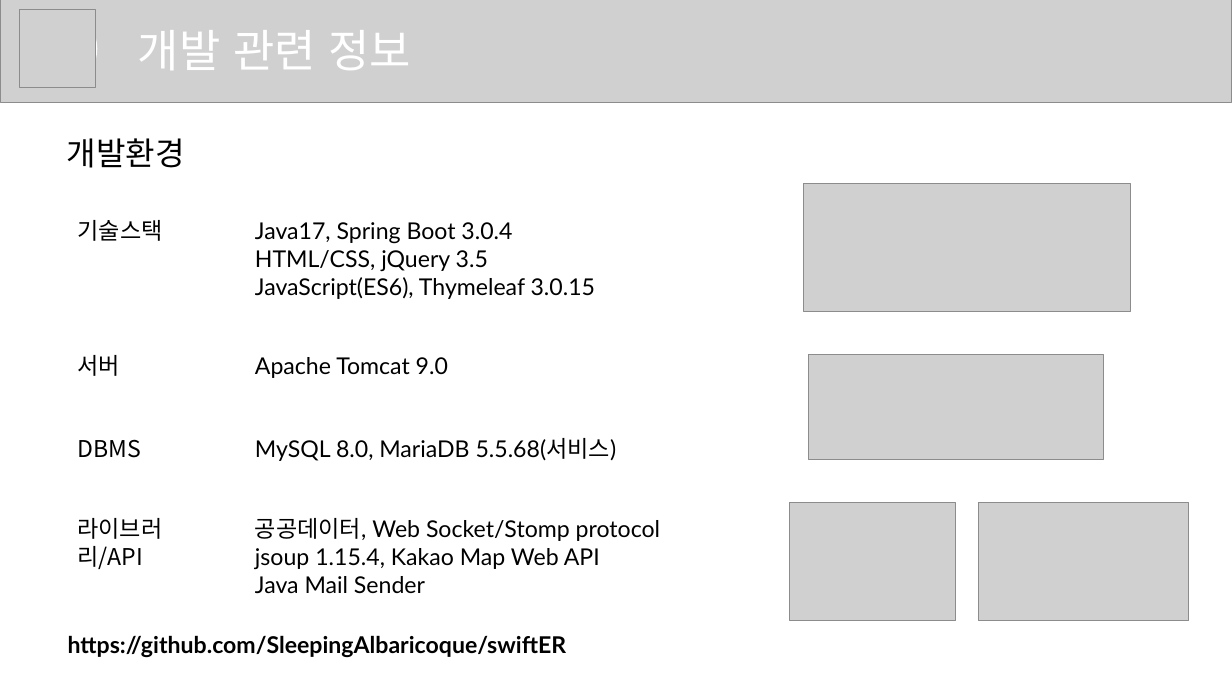
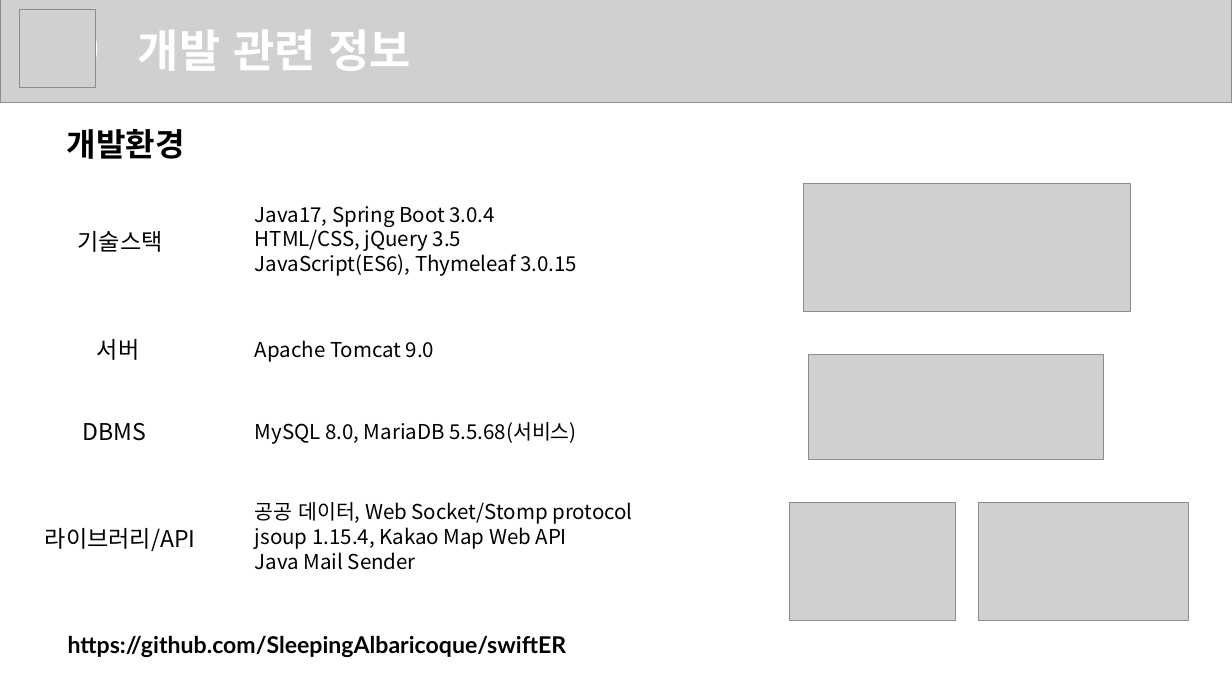
Before and after one commit to SleepingAlbaricoque/swiftER, a slide deck: slide 3 of swiftER 발표 보고서.pptx. Drawn at 1232x693 pixels with LibreOffice and Linux fonts; fonts in the diff are those of the drawing; grey boxes stand for pictures. Boxes give left, top, right and bottom in pixels: in the first picture for what was removed or moved away, otherwise in the second. Text is boxed around its words. In the diff, an @@ line names an element or a change of style, - is before the commit and + after.

```diff
--- a/swiftER 발표 보고서.pptx
+++ b/swiftER 발표 보고서.pptx
@@ text "개발 관련 정보" at <box>138,30,411,71</box>: bold on @@
@@ text "개발환경": place and size @@
-text "개발환경" at <box>67,138,185,168</box>
+text "개발환경" at <box>67,129,185,159</box>
@@ text "개발환경" at <box>67,129,185,159</box>: font Noto Sans CJK KR to Arial, bold on @@
@@ size 18 to 16 pt, font Lato to Noto Sans CJK KR in 3 elements at <box>255,340,434,362</box>, <box>255,422,576,444</box>, <box>255,206,577,276</box> @@
@@ text "Java17, Spring Boot 3.0.4": place and size @@
-text "Java17, Spring Boot 3.0.4" at <box>255,222,595,299</box>
+text "Java17, Spring Boot 3.0.4" at <box>255,206,577,276</box>
@@ text "기술스택": place and size @@
-text "기술스택" at <box>78,220,163,241</box>
+text "기술스택" at <box>78,231,163,252</box>
@@ text "서버": place and size @@
-text "서버" at <box>78,355,121,376</box>
+text "서버" at <box>97,339,140,360</box>
@@ text "Apache Tomcat 9.0": place and size @@
-text "Apache Tomcat 9.0" at <box>255,357,448,378</box>
+text "Apache Tomcat 9.0" at <box>255,340,434,362</box>
@@ text "DBMS": place and size @@
-text "DBMS" at <box>78,439,142,458</box>
+text "DBMS" at <box>82,422,146,441</box>
@@ text "MySQL 8.0, MariaDB 5.5.68(서비스)": place and size @@
-text "MySQL 8.0, MariaDB 5.5.68(서비스)" at <box>255,438,617,461</box>
+text "MySQL 8.0, MariaDB 5.5.68(서비스)" at <box>255,422,576,444</box>
@@ text "공공 데이터, Web Socket/Stomp protocol": place and size @@
-text "공공 데이터, Web Socket/Stomp protocol" at <box>255,518,660,594</box>
+text "공공 데이터, Web Socket/Stomp protocol" at <box>255,502,632,570</box>
@@ text at <box>255,502,632,524</box>: text changed; size 18 to 16 pt; font Lato to Noto Sans CJK KR @@
-공공데이터, Web Socket/Stomp protocol
+공공 데이터, Web Socket/Stomp protocol
@@ text "라이브러리/API" rewrapped from <box>77,518,162,569</box> to <box>45,528,196,551</box> @@
@@ text at <box>255,527,567,570</box>: size 18 to 16 pt, font Lato to Noto Sans CJK KR in "jsoup 1.15.4, Kakao Map Web API", "Java Mail Sender" @@
```
Also in this commit, not shown: 8 other slides changed, 1 slide added.
